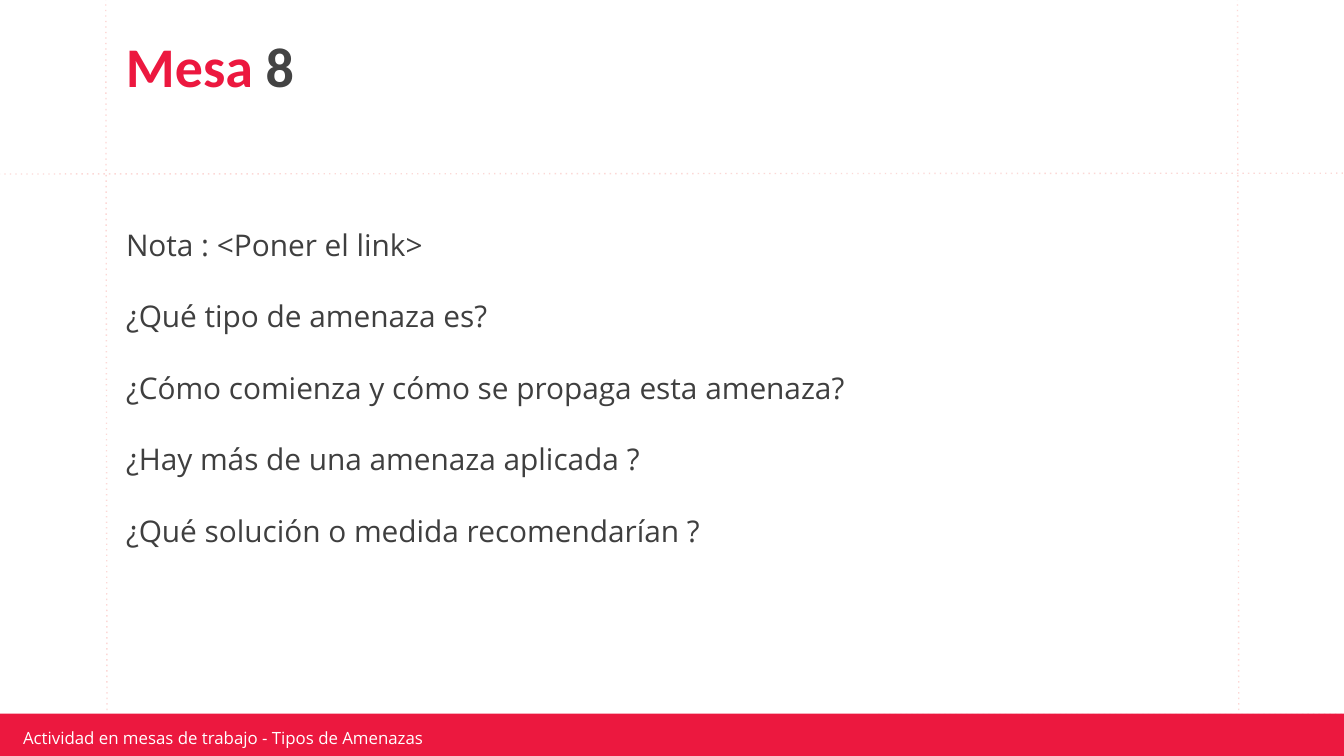
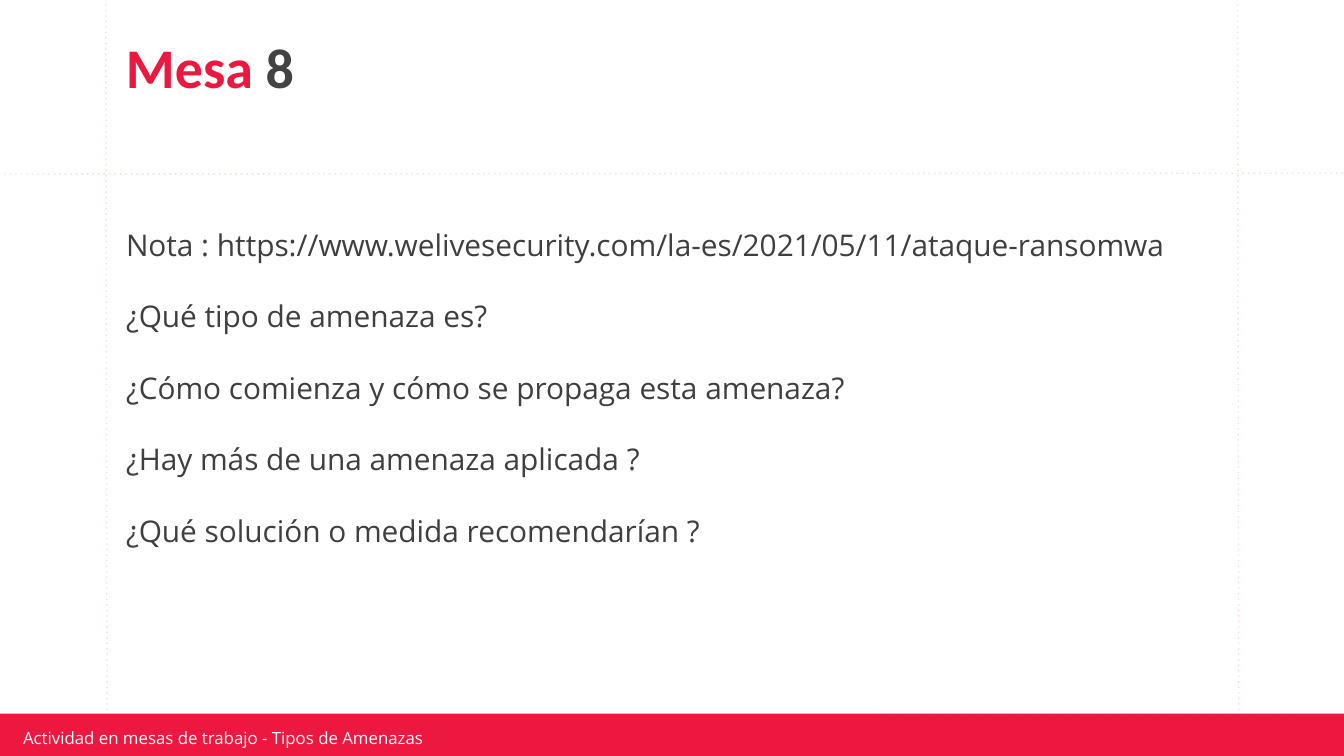
Before and after one commit to jpereyradh/Mochila_0921TDIIFN1C5LAED0921PT, a slide deck: slide 8 of Clase 24- Amenazas/Material/Actividad Tipos de amenazas.pptx. Drawn at 1344x756 pixels with LibreOffice and Linux fonts; fonts in the diff are those of the drawing; background and template pictures are left out. Boxes give left, top, right and bottom in pixels: in the first picture for what was removed or moved away, otherwise in the second. Text is boxed around its words. In the diff, an @@ line names an element or a change of style, - is before the commit and + after.

```diff
--- a/Clase 24- Amenazas/Material/Actividad Tipos de amenazas.pptx
+++ b/Clase 24- Amenazas/Material/Actividad Tipos de amenazas.pptx
@@ text at bbox=[126, 233, 1164, 263]: text changed @@
-Nota : <Poner el link>
+Nota : https://www.welivesecurity.com/la-es/2021/05/11/ataque-ransomwa
```
Also in this commit, not shown: 1 other slide changed, 4 slides added, 3 other files.
